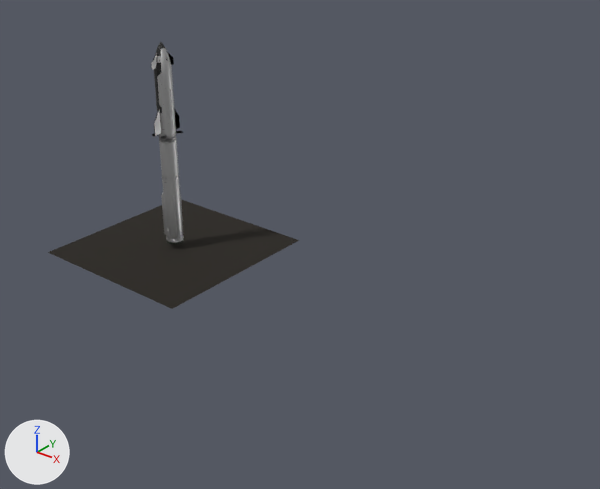
What one commit did to the glTF model public/models/earth2earth.glb.
Rendered twice from a 50 mm lens placed at (64.1, -57.5, 40.1), pointed at (17.7, 0.5, 4.2). Arrows for +X, +Y and +Z are at lower left; the lights stay in place. Where no turn or scale is listed for an object, it has been applied to the vertices.

The first picture shows 'Aft Flaps_1', 'Aft Flaps_2', 'Foward Flap.001_6', 'Foward Flap_5', 'Object_139', 'Object_4.1374', 'Plane'.
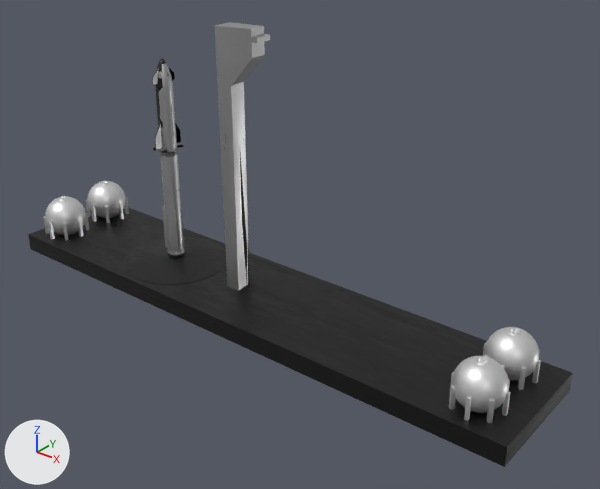
Scene script edits in JSON lines:
```json
{"op": "add", "block": "mat_heat2", "code": ["mat_heat2 = bpy.data.materials.new('Heat2')", "# colours: light grey #dfdfdf", "# uses the picture img_material_002_metallicroughness"]}
{"op": "add", "block": "mat_heat_tiles2", "code": ["mat_heat_tiles2 = bpy.data.materials.new('Heat_Tiles2')", "# colours: black #000000", "# uses the picture img_material_002_metallicroughness"]}
{"op": "add", "block": "me_cube_003", "code": ["me_cube_003 = bpy.data.meshes.new('Cube.003')", "me_cube_003.from_pydata(...)  # 6114 vertices, 12192 faces; spans x 37.2..42.37, y -5.56..-0.4, z -3.17..1.58", "me_cube_003.materials.append(mat_heat2)"]}
{"op": "add", "block": "me_cube_001", "code": ["me_cube_001 = bpy.data.meshes.new('Cube.001')", "me_cube_001.from_pydata(...)  # 28 vertices, 52 faces; spans x -0.7..4.6, y -1.0..1.0, z -1.1..26.8", "me_cube_001.materials.append(mat_logo)"]}
{"op": "add", "block": "me_cone", "code": ["me_cone = bpy.data.meshes.new('Cone')", "me_cone.from_pydata(...)  # a 32-sided cone pointing to +z spanning x -6.0..6.0, y -6.0..6.0, z -1.0..-0.2; a box spanning x -19.0..44.2, y -6.5..6.5, z -3.0..-1.0", "me_cone.materials.append(mat_heat_tiles2)"]}
{"op": "set", "path": "ob_aft_flaps_1.location", "old": "(0.0, 0.0, 0.0)", "new": "(0.0, 0.0, -1.59)"}
{"op": "set", "path": "ob_aft_flaps_2.location", "old": "(0.0, 0.0, 0.0)", "new": "(0.0, 0.0, -1.59)"}
{"op": "set", "path": "ob_foward_flap_001_6.location", "old": "(0.0, 0.0, 0.0)", "new": "(0.0, 0.0, -1.59)"}
{"op": "set", "path": "ob_foward_flap_5.location", "old": "(0.0, 0.0, 0.0)", "new": "(0.0, 0.0, -1.59)"}
{"op": "set", "path": "ob_object_4_1374.location", "old": "(0.04, -0.03, 15.83)", "new": "(0.04, -0.03, 14.24)"}
{"op": "remove", "block": "ob_plane", "code": ["ob_plane = bpy.data.objects.new('Plane', me_plane)", "ob_plane.location = (0.0, 0.0, -1.21)"]}
{"op": "add", "block": "ob_sphere_thing_006", "code": ["ob_sphere_thing_006 = bpy.data.objects.new('sphere thing.006', me_cube_003)", "ob_sphere_thing_006.location = (0.0, 0.0, 0.0)"]}
{"op": "add", "block": "ob_sphere_thing_005", "code": ["ob_sphere_thing_005 = bpy.data.objects.new('sphere thing.005', me_cube_003)", "ob_sphere_thing_005.parent = ob_sphere_thing_004", "ob_sphere_thing_005.location = (0.0, 0.0, 0.0)"]}
{"op": "add", "block": "ob_sphere_thing_004", "code": ["ob_sphere_thing_004 = bpy.data.objects.new('sphere thing.004', None)", "ob_sphere_thing_004.location = (-55.89, 6.42, 0.0)"]}
{"op": "add", "block": "ob_sphere_thing_003", "code": ["ob_sphere_thing_003 = bpy.data.objects.new('sphere thing.003', me_cube_003)", "ob_sphere_thing_003.parent = ob_sphere_thing_002", "ob_sphere_thing_003.location = (0.0, 0.0, 0.0)"]}
{"op": "add", "block": "ob_sphere_thing_002", "code": ["ob_sphere_thing_002 = bpy.data.objects.new('sphere thing.002', None)", "ob_sphere_thing_002.location = (-55.77, 0.0, 0.0)"]}
{"op": "add", "block": "ob_sphere_thing", "code": ["ob_sphere_thing = bpy.data.objects.new('sphere thing', me_cube_003)", "ob_sphere_thing.parent = ob_sphere_thing_001", "ob_sphere_thing.location = (0.0, 0.0, 0.0)"]}
{"op": "add", "block": "ob_sphere_thing_001", "code": ["ob_sphere_thing_001 = bpy.data.objects.new('sphere thing.001', None)", "ob_sphere_thing_001.location = (0.0, 5.909, 0.0)"]}
{"op": "add", "block": "ob_cube", "code": ["ob_cube = bpy.data.objects.new('Cube', me_cube_001)", "ob_cube.location = (9.35, 0.0, -1.89)"]}
{"op": "add", "block": "ob_cone", "code": ["ob_cone = bpy.data.objects.new('Cone', me_cone)", "ob_cone.location = (0.0, 0.0, -1.87)"]}
```

Changed parts and their boxes (x1, y1, x2, y2) in the pictures (600 x 489 px):
```json
{"object": "Cone", "change": "added", "after": [28, 206, 573, 467]}
{"object": "Plane", "change": "deleted", "before": [48, 200, 299, 309], "on screen": "black"}
{"object": "Cube", "change": "added", "after": [215, 22, 270, 291]}
{"object": "sphere thing.006", "change": "added", "after": [449, 356, 510, 423]}
{"object": "sphere thing", "change": "added", "after": [483, 327, 541, 390]}
{"object": "Object_4.1374", "change": "moved", "before": [154, 42, 176, 135], "after": [155, 58, 177, 149]}
{"object": "sphere thing.003", "change": "added", "after": [43, 196, 89, 240]}
{"object": "sphere thing.005", "change": "added", "after": [86, 181, 129, 223]}
{"object": "Aft Flaps_2", "change": "moved", "before": [154, 112, 161, 136], "after": [155, 127, 162, 150]}
{"object": "Aft Flaps_1", "change": "moved", "before": [174, 108, 180, 129], "after": [175, 123, 181, 143]}
{"object": "Foward Flap_5", "change": "moved", "before": [151, 54, 157, 70], "after": [152, 70, 158, 85]}
{"object": "Foward Flap.001_6", "change": "moved", "before": [167, 52, 174, 65], "after": [168, 67, 175, 80]}
```
